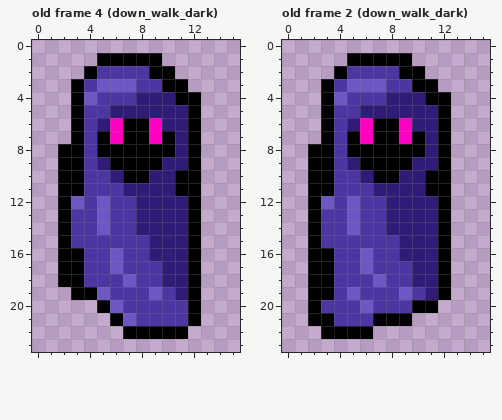
Pixel-art file -- art/mage/mage.ase. Above: the version before the commit.
16x24 pixels, 8 frames. Shown: old frame 4 (down_walk_dark), old frame 2 (down_walk_dark). The commit also changed other frames, which this record leaves out.
Once edited:
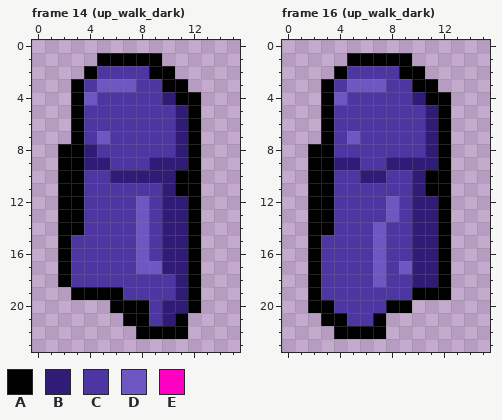
Palette (. is transparent): A #000000  B #301c77  C #4d36a2  D #6e56c3  E #ff00c3
A new or re-ordered frame is compared with the old frame closest to it.
Commit: add mage class up walking animation
Changes in this commit:
frames 8 -> 16
--- frame 14 (up_walk_dark) is new; against old frame 4 (down_walk_dark)
@@ x 0..15 @@
  3 ...ACDDDCCAA....
- 4 ...ADCCCBBBAA...
- 5 ...ACCBBBBBBA...
- 6 ...ACBEAAEBBA...
- 7 ...ACAEAAEABA...
- 8 ..AACAAAAAABA...
- 9 ..AACBAAAABBA...
-10 ..AACCBAABBAA...
-11 ..AACCCBBBBAA...
-12 ..ADCDCCBBBBA...
-13 ..ACCDCCBBBBA...
-14 ..ACCDCCBBBBA...
-15 ..ACCCCCCBBBA...
-16 ..AACCDCCBBBA...
-17 ..AACCDCCCBBA...
-18 ..AACCCDCCBBA...
-19 ...AADCCCDCBA...
-20 .....ADCCCCCA...
-21 ......ADCCCCA...
-22 .......AAAAA....
+ 4 ...ADCCCCCBAA...
+ 5 ...ACCCCCCCBA...
+ 6 ...ACCCCCCCBA...
+ 7 ...ACDCCCCCBA...
+ 8 ..AABCCCCCCBA...
+ 9 ..AABBCCCBBBA...
+10 ..AACCBBBBBAA...
+11 ..AACCCCCCBAA...
+12 ..AACCCCDCBBA...
+13 ..AACCCCDCBBA...
+14 ..AACCCCDCBBA...
+15 ..ACCCCCDCBBA...
+16 ..ACCCCCDCBBA...
+17 ..ACCCCCDDBBA...
+18 ..ACCCCCCCCBA...
+19 ...AAAACCCCBA...
+20 ......AAACBBA...
+21 .......AACBA....
+22 ........AAAA....
 23 ................
--- frame 16 (up_walk_dark) is new; against old frame 2 (down_walk_dark)
@@ x 0..15 @@
  3 ...ACDDDCCAA....
- 4 ...ADCCCBBBAA...
- 5 ...ACCBBBBBBA...
- 6 ...ACBEAAEBBA...
- 7 ...ACAEAAEABA...
- 8 ..AACAAAAAABA...
- 9 ..AACBAAAABBA...
-10 ..AACCBAABBAA...
-11 ..AACCCBBBBAA...
-12 ..ADCDCCBBBBA...
-13 ..ACCDCCBBBBA...
-14 ..ACCDCCBBBBA...
-15 ..ACCCCCCBBBA...
-16 ..AACCDCCBBBA...
-17 ..AACCDCCCBBA...
-18 ..AACCCDCCBBA...
-19 ..AACDCCCDCBA...
-20 ..ACCCDCCCAA....
-21 ..AACCCAAA......
-22 ...AAAA.........
+ 4 ...ADCCCCCBAA...
+ 5 ...ACCCCCCCBA...
+ 6 ...ACCCCCCCBA...
+ 7 ...ACDCCCCCBA...
+ 8 ..AACCCCCCCBA...
+ 9 ..AABBCCBBBBA...
+10 ..AACCBBCCBAA...
+11 ..AACCCCCCBAA...
+12 ..AACCCCDCBBA...
+13 ..AACCCCDCBBA...
+14 ..AACCCDCCBBA...
+15 ..ACCCCDCCBBA...
+16 ..ACCCCDCCBBA...
+17 ..ACCCCDCDBBA...
+18 ..ACCCCDCCBBA...
+19 ..ACCCCCCCAAA...
+20 ..AACCCCAA......
+21 ...AACCA........
+22 ....AAAA........
 23 ................
